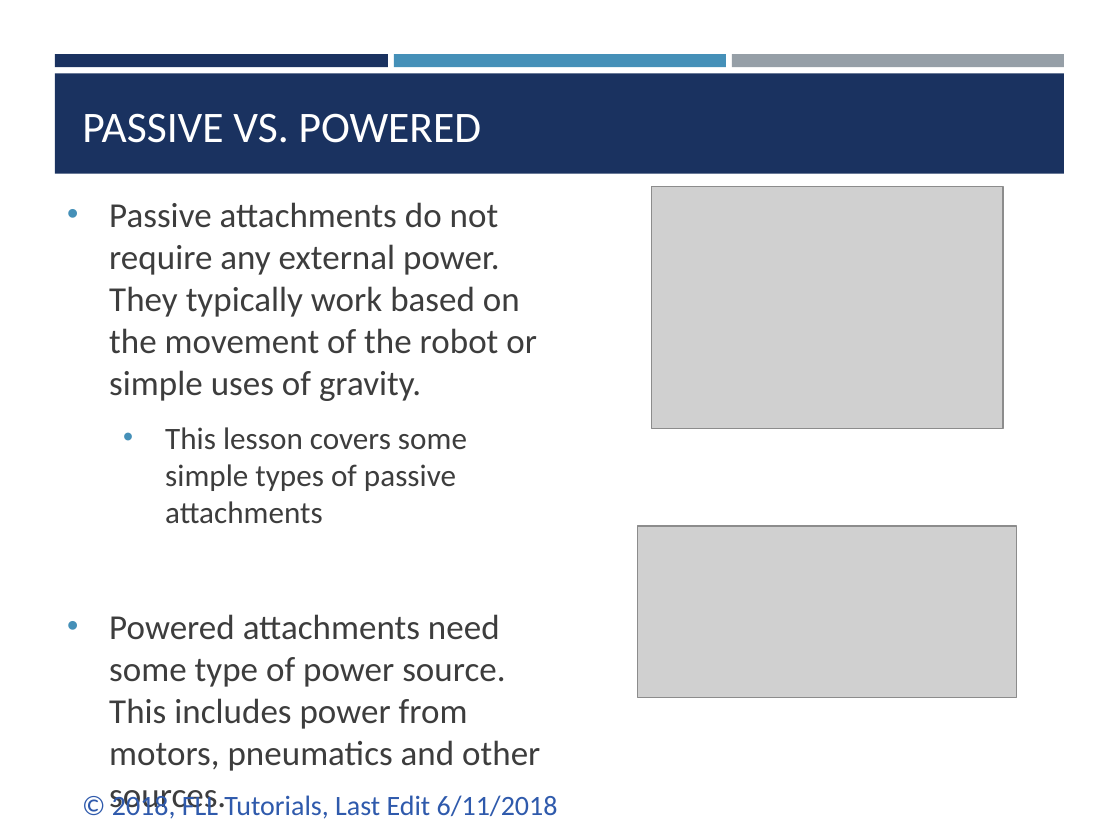
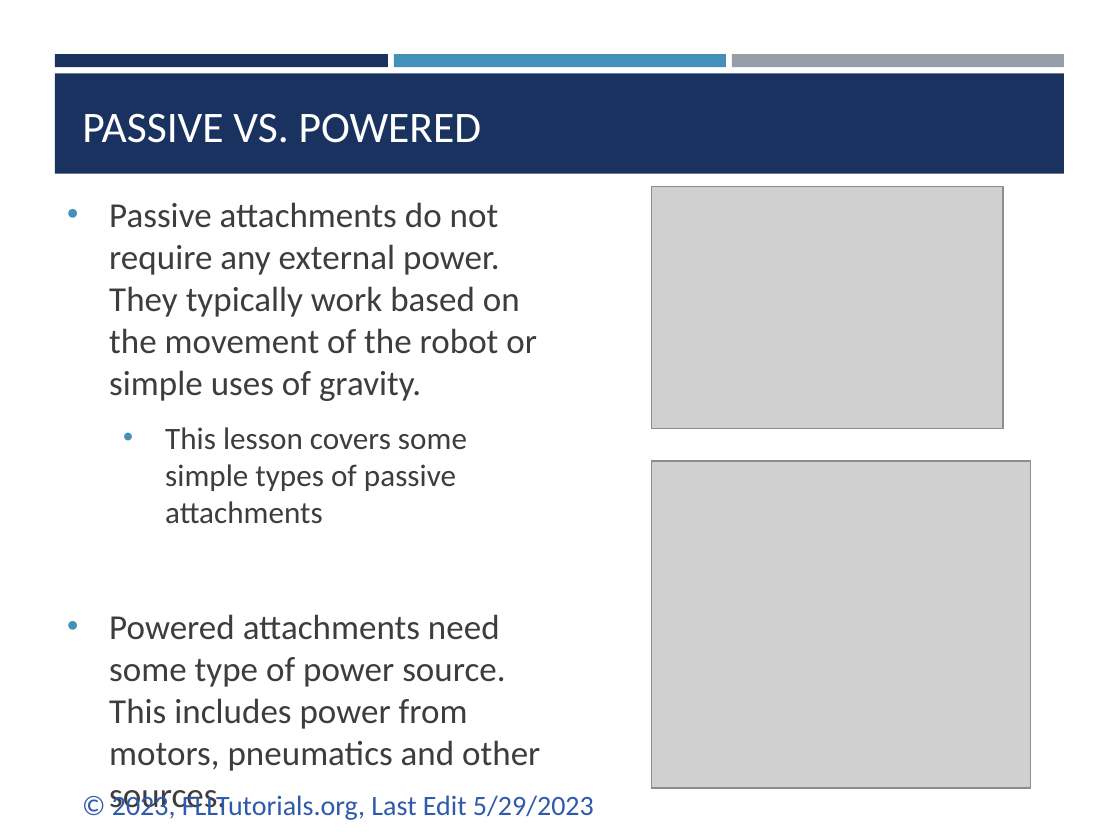
Before and after one commit to ev3lessons/FLL-Tutorials, a slide deck: slide 3 of translations/en-us/RobotGame/PassiveAttachments.pptx. Drawn at 1120x840 pixels with LibreOffice and Linux fonts; fonts in the diff are those of the drawing; grey boxes stand for pictures. Boxes give left, top, right and bottom in pixels: in the first picture for what was removed or moved away, otherwise in the second. Text is boxed around its words. In the diff, an @@ line names an element or a change of style, - is before the commit and + after.

```diff
--- a/translations/en-us/RobotGame/PassiveAttachments.pptx
+++ b/translations/en-us/RobotGame/PassiveAttachments.pptx
@@ picture added at (x1=652, y1=461, x2=1030, y2=788) @@
@@ picture removed at (x1=638, y1=526, x2=1017, y2=698) @@
@@ text at (x1=112, y1=792, x2=594, y2=820): text changed @@
-© 2018, FLL Tutorials, Last Edit 6/11/2018
+© 2023, FLLTutorials.org, Last Edit 5/29/2023
```
Also in this commit, not shown: 6 other slides changed, 35 other files.
